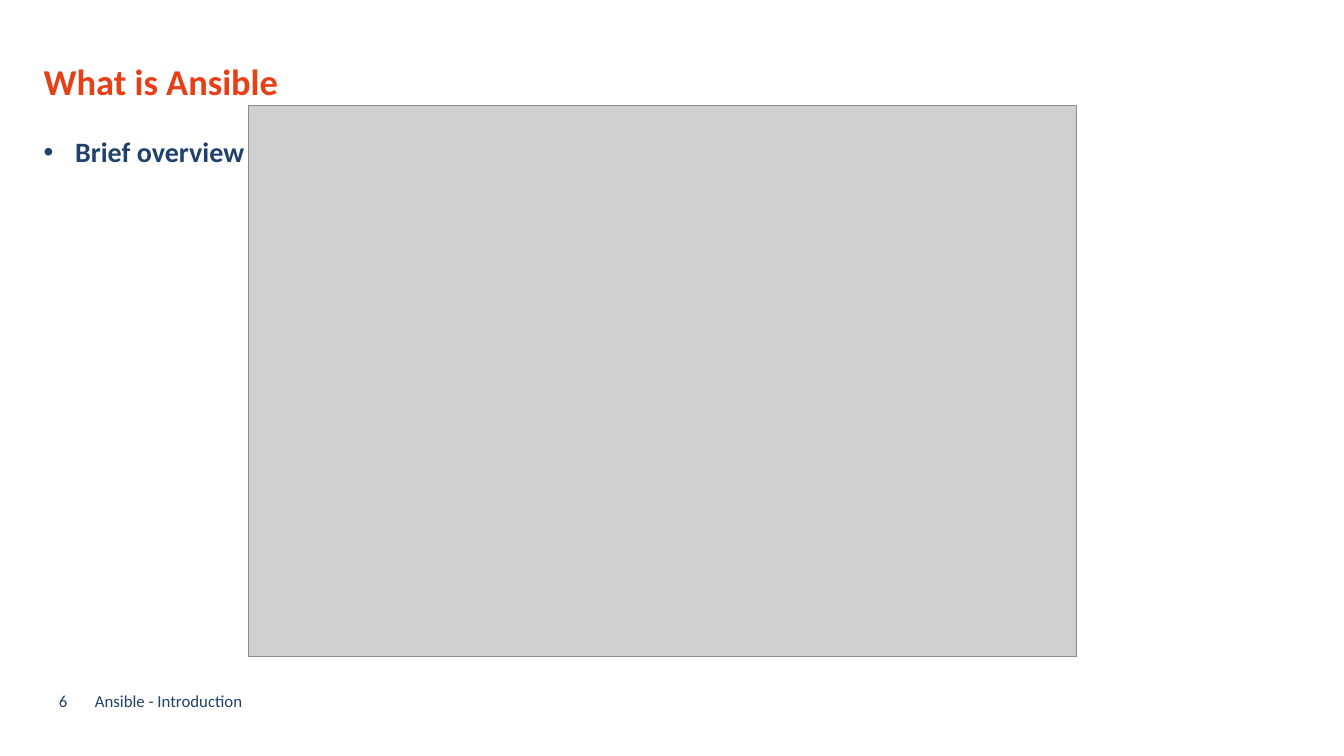
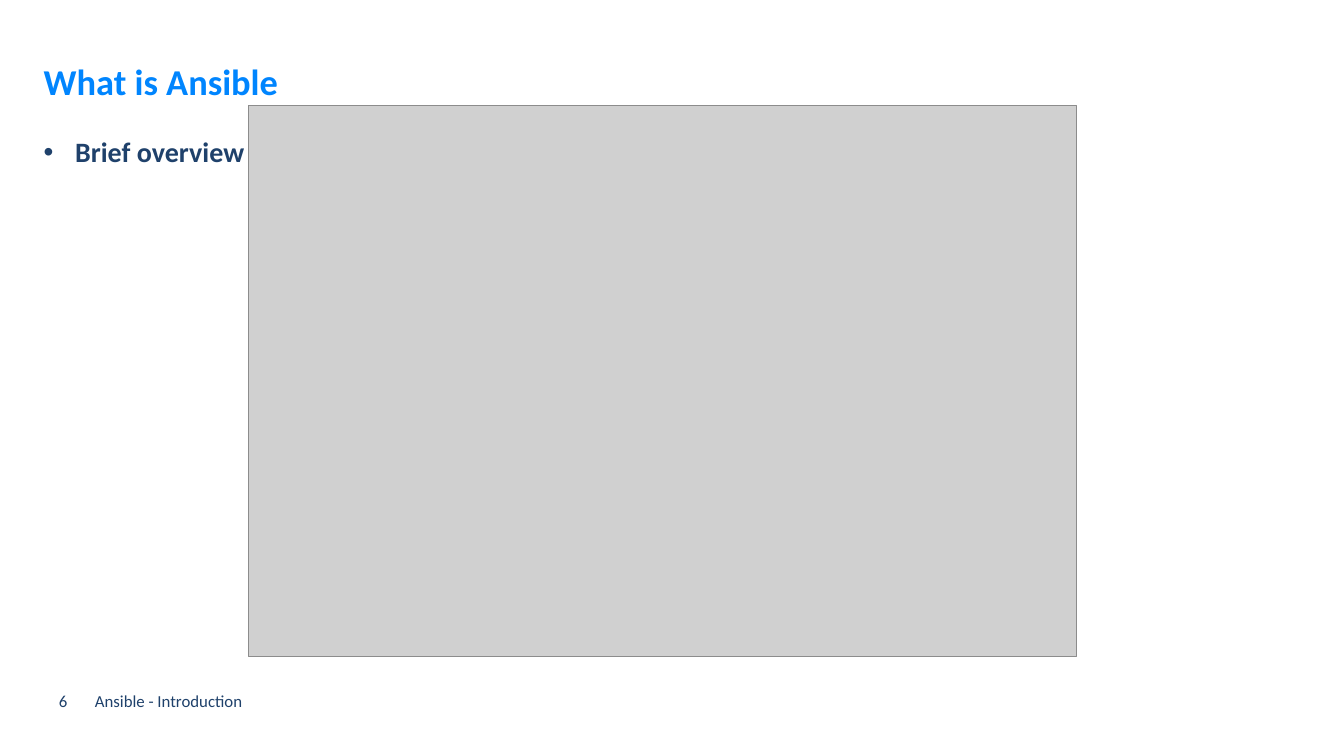
Before and after one commit to GerritVanMol/Ansible_Introduction-21_22, a slide deck: slide 6 of Documents/Ansible_BasicsAndHowToGetStarted.pptx. Drawn at 1344x756 pixels with LibreOffice and Linux fonts; fonts in the diff are those of the drawing; grey boxes stand for pictures; background and template pictures are left out. Boxes give left, top, right and bottom in pixels: in the first picture for what was removed or moved away, otherwise in the second. Text is boxed around its words. In the diff, an @@ line names an element or a change of style, - is before the commit and + after.

```diff
--- a/Documents/Ansible_BasicsAndHowToGetStarted.pptx
+++ b/Documents/Ansible_BasicsAndHowToGetStarted.pptx
@@ title "What is Ansible" at (x1=44, y1=69, x2=278, y2=96): text colour #E73F16 to #0085FE @@
```
Also in this commit, not shown: 9 other slides changed, 10 slides added, 3 other files.
